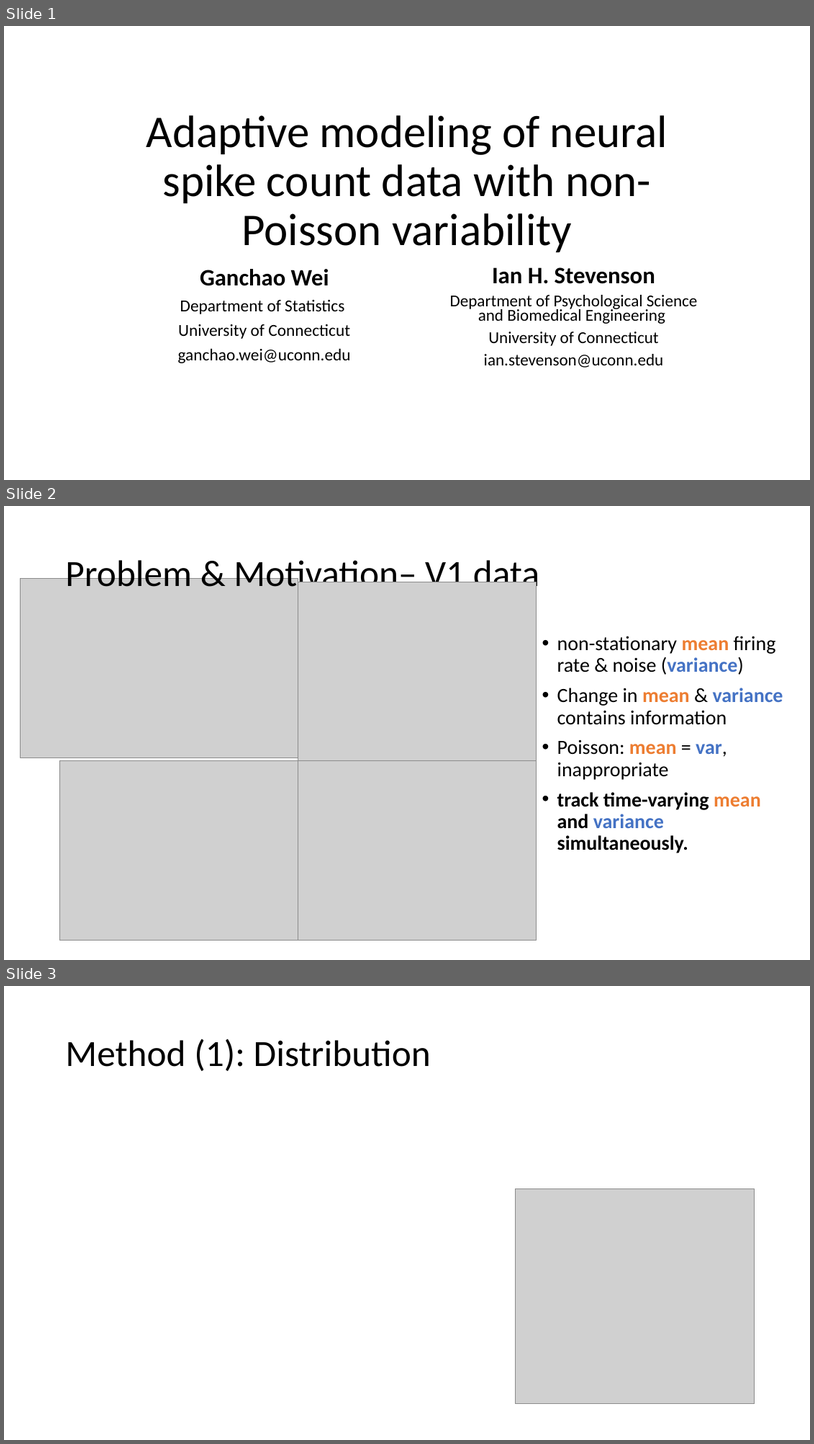
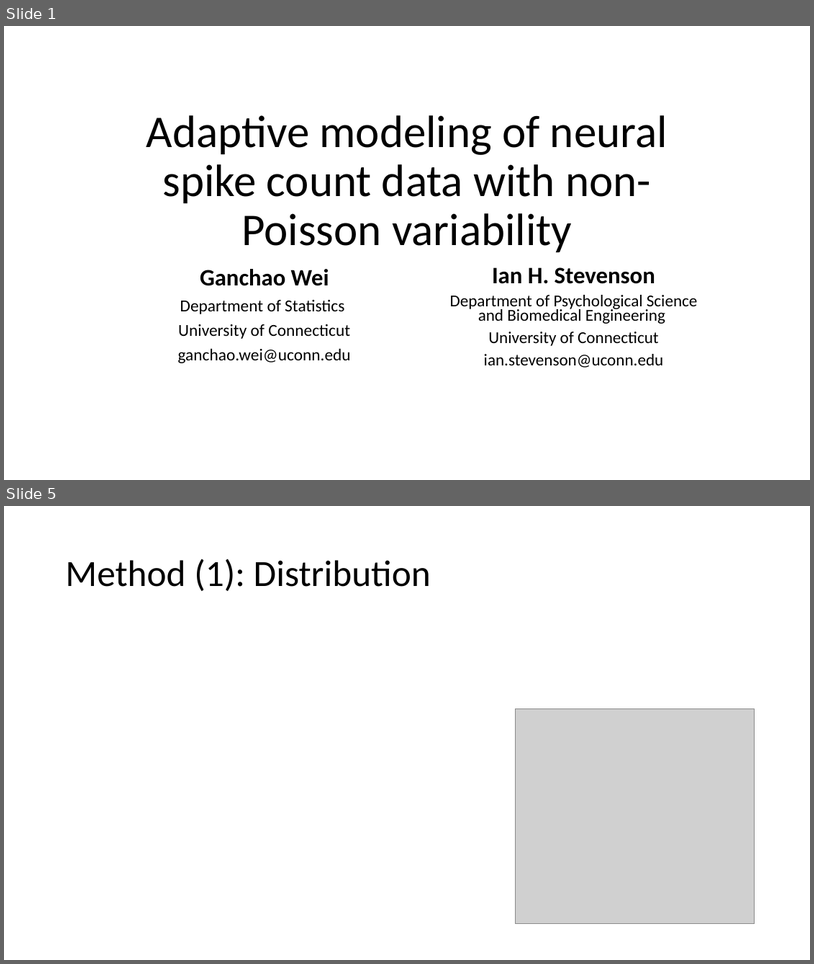
Before and after one commit to weigcdsb/COM_POISSON, a slide deck: documents/JSM_2021/15min_version.pptx. Shown one above the other, each under a label of ours: slides 1, 2 and 3 before the commit, slides 1 and 5 after it; the slides between them are not shown. The pictures are 814x1444 and 814x964 pixels, drawn with LibreOffice and Linux fonts; fonts in the diff are those of the drawing; grey boxes stand for pictures. Boxes give left, top, right and bottom in pixels: in the first picture for what was removed or moved away, otherwise in the second. Text is boxed around its words. In the diff, an @@ line names an element or a change of style, - is before the commit and + after.

```diff
--- a/documents/JSM_2021/15min_version.pptx
+++ b/documents/JSM_2021/15min_version.pptx
@@ slide 2 removed at <box>4,506,810,960</box>, background #FFFFFF @@
@@ title removed at <box>65,555,540,595</box> @@
-Problem & Motivation– V1 data
@@ picture removed at <box>20,578,298,757</box> @@
@@ picture removed at <box>298,582,536,761</box> @@
@@ text removed at <box>558,636,784,853</box> @@
-• non-stationary mean firing rate & noise (variance)
-• Change in mean & variance contains information
-• Poisson: mean = var, inappropriate
-• track time-varying mean and variance simultaneously.
@@ picture removed at <box>59,761,298,939</box> @@
@@ picture removed at <box>298,761,536,939</box> @@
@@ what was slide 3 is now slide 5 @@
```
Also in this commit, not shown: 4 slides added, 1 other file.
